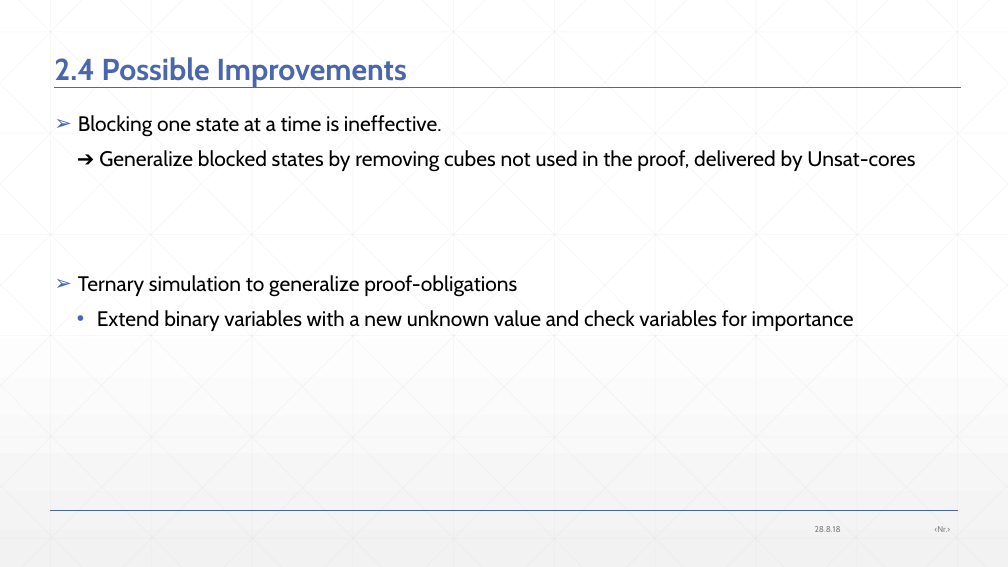
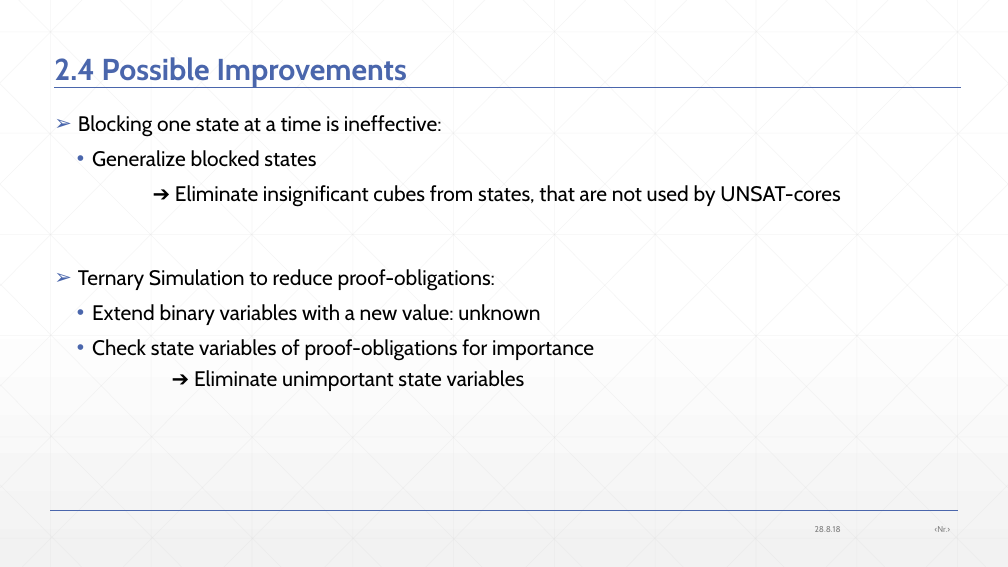
Before and after one commit to JonasWerner/BachelorThesis, a slide deck: slide 27 of Presentation/pdr_presentation.pptx (slide 24 before the commit). Drawn at 1008x567 pixels with LibreOffice and Linux fonts; fonts in the diff are those of the drawing. Boxes give left, top, right and bottom in pixels: in the first picture for what was removed or moved away, otherwise in the second. Text is boxed around its words. In the diff, an @@ line names an element or a change of style, - is before the commit and + after.

Commit message:
Added Propagation-Phase slides, changed improvements

```diff
--- a/Presentation/pdr_presentation.pptx
+++ b/Presentation/pdr_presentation.pptx
@@ text at <box>78,115,840,391</box>: text changed @@
-➢ Blocking one state at a time is ineffective.
-  ➔ Generalize blocked states by removing cubes not used in the proof, delivered by Unsat-cores
-➢ Ternary simulation to generalize proof-obligations
-  • Extend binary variables with a new unknown value and check variables for importance
+➢ Blocking one state at a time is ineffective:
+  • Generalize blocked states
+  ➔ Eliminate insignificant cubes from states, that are not used by UNSAT-cores
+➢ Ternary Simulation to reduce proof-obligations:
+  • Extend binary variables with a new value: unknown
+  • Check state variables of proof-obligations for importance
+    ➔ Eliminate unimportant state variables
```
Also in this commit, not shown: 2 other slides changed, 3 slides added, 1 other file.
